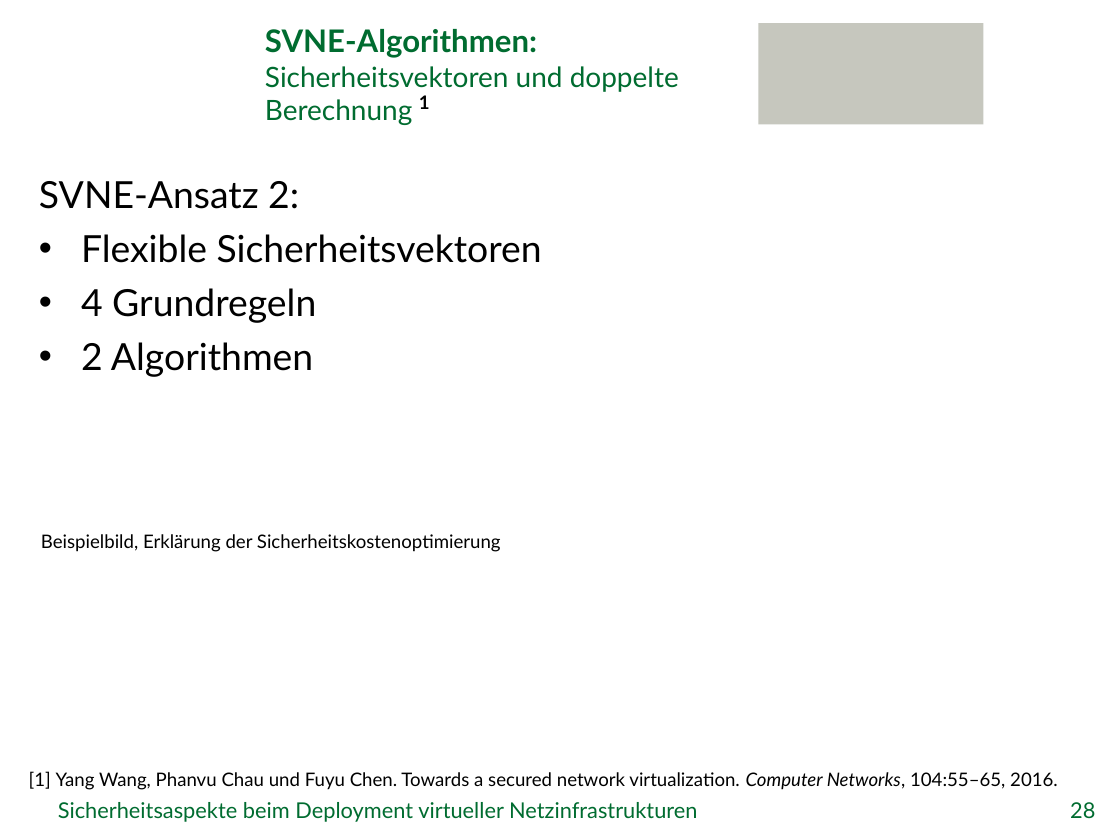
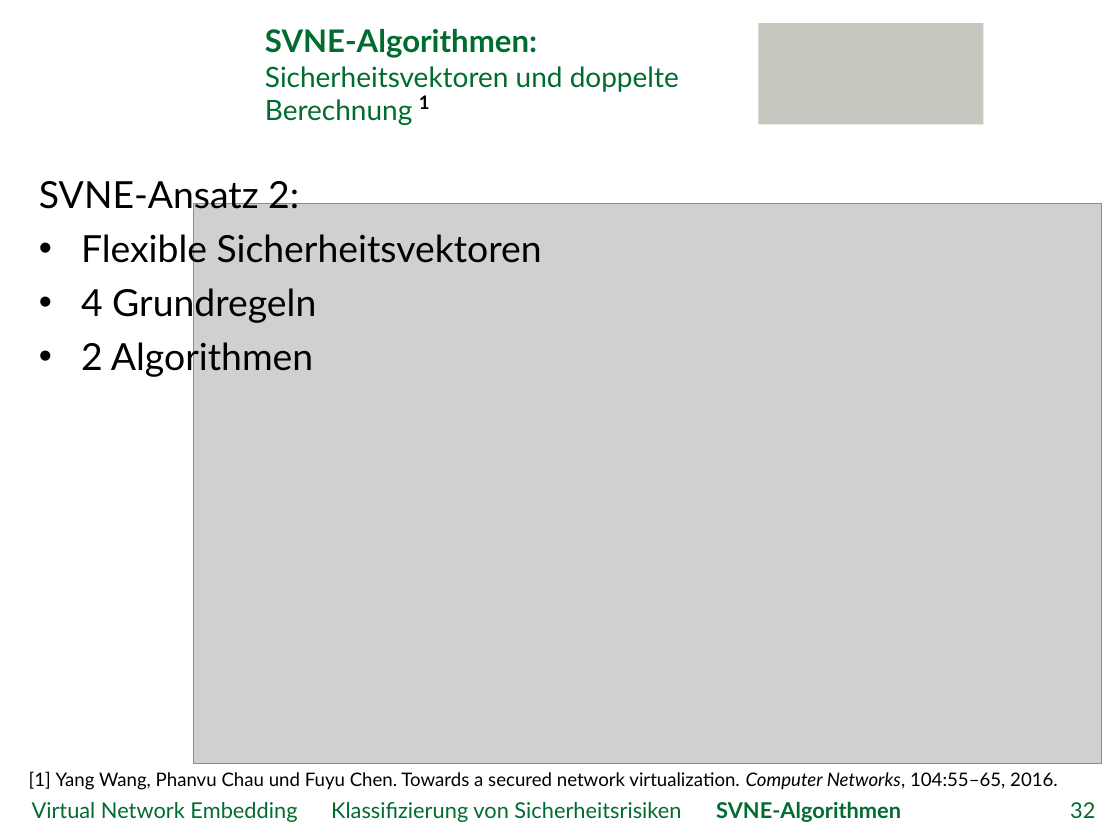
Before and after one commit to GeGroe/timvs, a slide deck: slide 32 of Referat/PowerPoint/TimvS_SVNE.pptx (slide 28 before the commit). Drawn at 1120x840 pixels with LibreOffice and Linux fonts; fonts in the diff are those of the drawing; grey boxes stand for pictures; background and template pictures are left out. Boxes give left, top, right and bottom in pixels: in the first picture for what was removed or moved away, otherwise in the second. Text is boxed around its words. In the diff, an @@ line names an element or a change of style, - is before the commit and + after.

```diff
--- a/Referat/PowerPoint/TimvS_SVNE.pptx
+++ b/Referat/PowerPoint/TimvS_SVNE.pptx
@@ picture added at (193,204,1101,764) @@
@@ text removed at (41,534,501,552) @@
-Beispielbild, Erklärung der Sicherheitskostenoptimierung
@@ text at (32,801,901,822): text changed @@
-Sicherheitsaspekte beim Deployment virtueller Netzinfrastrukturen
+Virtual Network Embedding Klassifizierung von Sicherheitsrisiken SVNE-Algorithmen
@@ page number at (1070,802,1095,818): text changed @@
-28
+32
```
Also in this commit, not shown: 24 other slides changed, 6 slides added, 2 slides removed, 4 other files.
